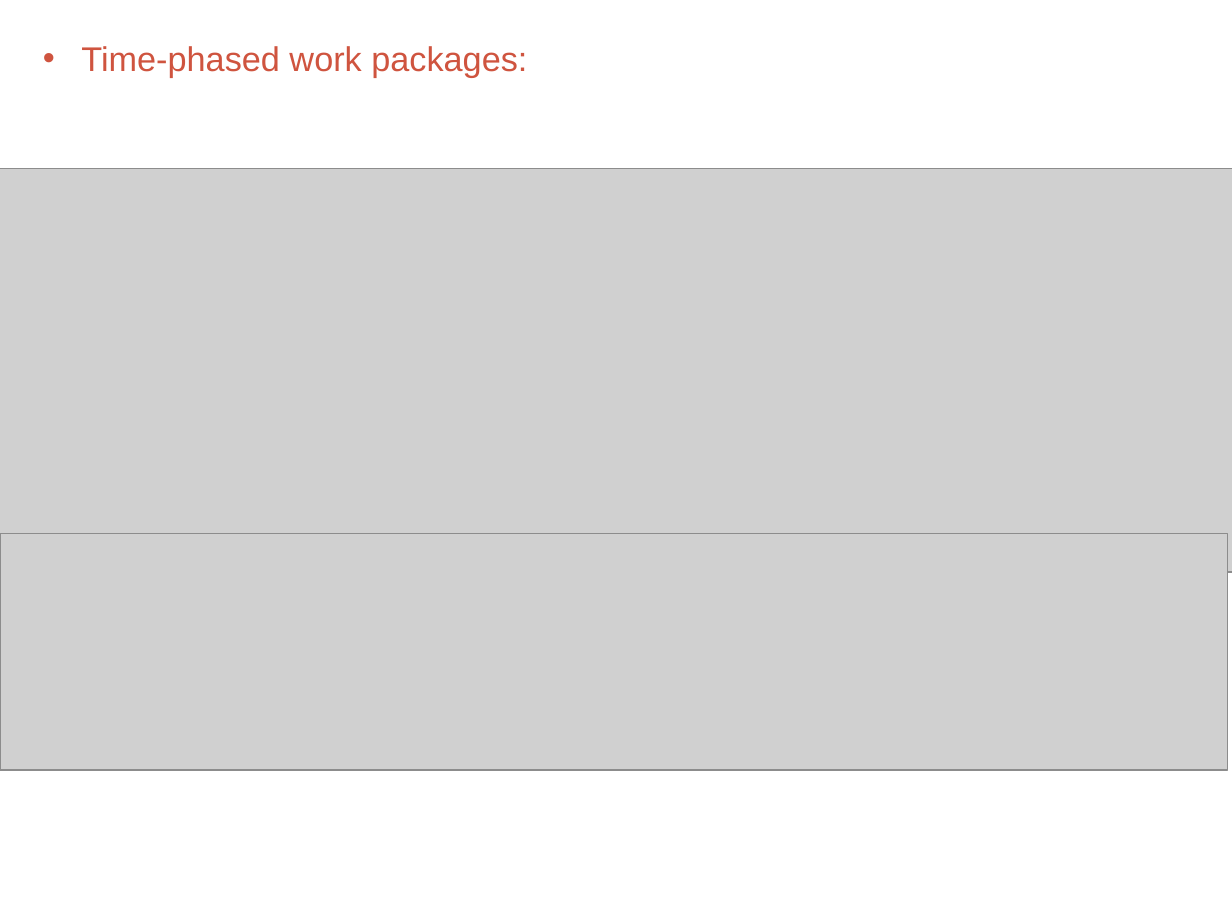
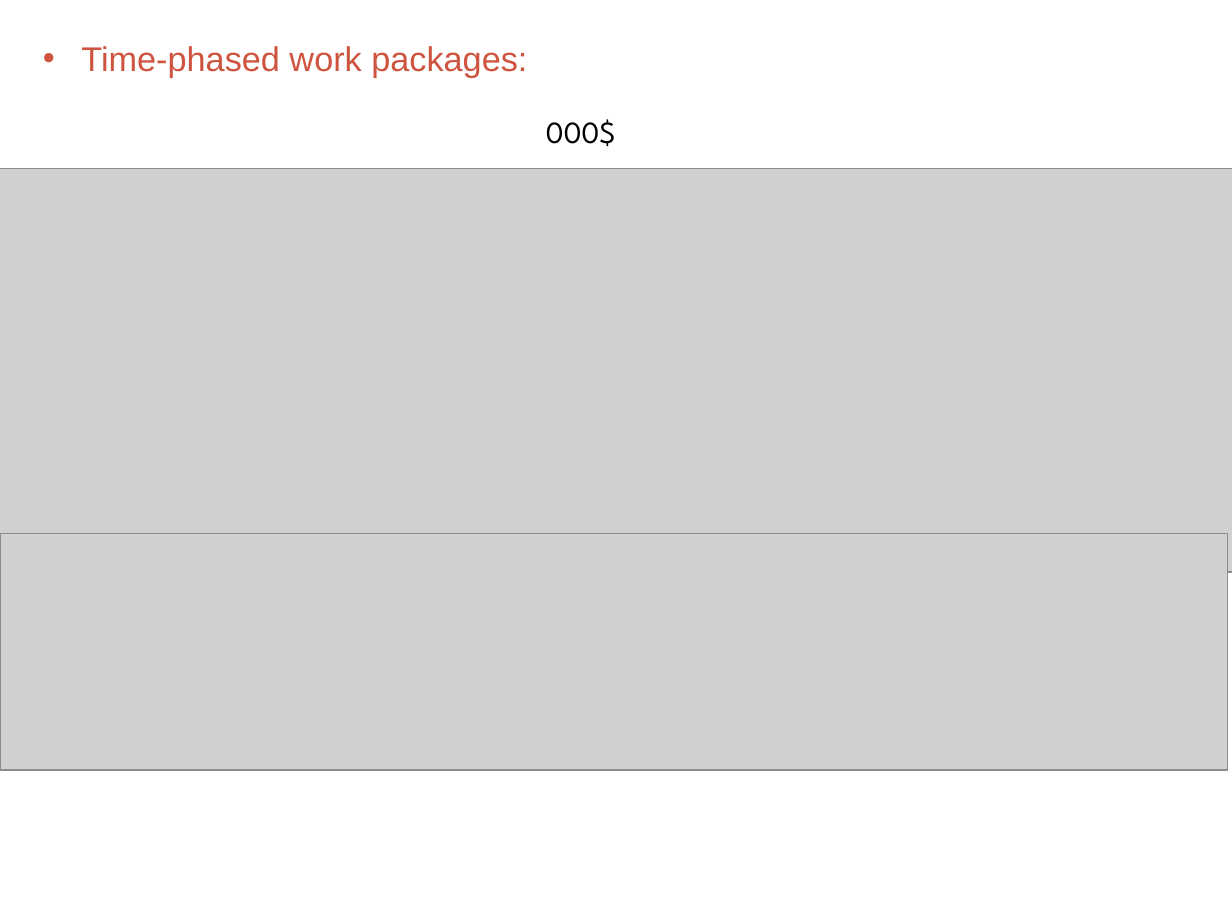
Before and after one commit to marlymonsefseif/Electronic-Correction, a slide deck: slide 14 of Electronic Correction.pptx. Drawn at 1232x924 pixels with LibreOffice and Linux fonts; fonts in the diff are those of the drawing; grey boxes stand for pictures; background and template pictures are left out. Boxes give left, top, right and bottom in pixels: in the first picture for what was removed or moved away, otherwise in the second. Text is boxed around its words. In the diff, an @@ line names an element or a change of style, - is before the commit and + after.

Commit message:
Added the files

```diff
--- a/Electronic Correction.pptx
+++ b/Electronic Correction.pptx
@@ text added at bbox=[546, 119, 616, 147], 18 pt, text #000000 @@
+000$
```
